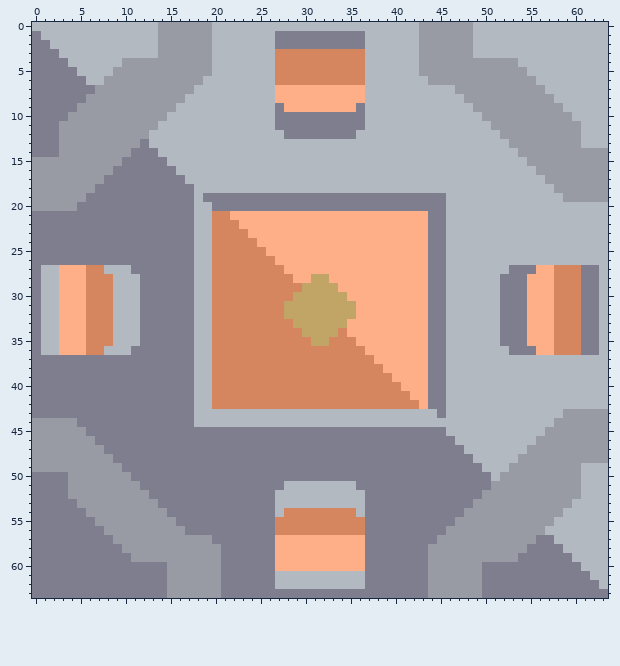
Pixel-art sprite: sprites/blocks/crafters/clay-plater.png. That is the earlier state.
The file is 64x64 pixels.
After:
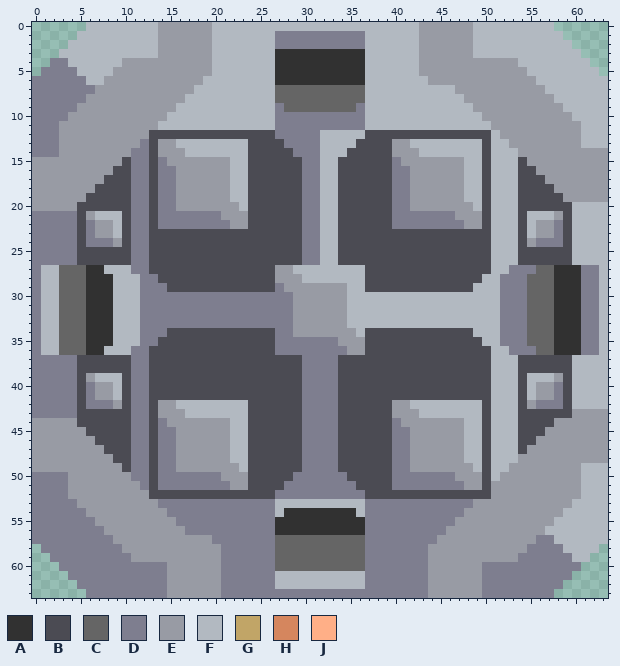
Palette (. is transparent): A #313131  B #4b4b53  C #656565  D #7e7e8f  E #989ba4  F #b2b9c1  G #c1a567  H #d5865e  J #ffaf87
The edit:
Changed rows in their new state; - is an unchanged pixel.
first column x 0:
 0 ......----------------------------------------------------......
 1 .....------------------------------------------------------.....
 2 ....--------------------------------------------------------....
 3 ...------------------------AAAAAAAAAA------------------------...
 4 ..-------------------------AAAAAAAAAA-------------------------..
 5 .--------------------------AAAAAAAAAA--------------------------.
 6 ---------------------------AAAAAAAAAA---------------------------
 7 ---------------------------CCCCCCCCCC---------------------------
 8 ---------------------------CCCCCCCCCC---------------------------
 9 ----------------------------CCCCCCCC----------------------------
12 -------------BBBBBBBBBBBBBBD----FFFF-BBBBBBBBBBBBBB-------------
13 -------------BEE--------BBBBDDDD----BBBBEE--------B-------------
14 -------------BEEE-------BBBBBDDD---BBBBBEEE-------B-------------
15 ----------B--B-EEEEEEE--BBBBBBDD--BBBBBBDEEEEEEE--B---B---------
16 ---------BB--B--EEEEEE--BBBBBBDD--BBBBBBDDEEEEEE--B---BB--------
17 --------BBB--B--EEEEEE--BBBBBBDD--BBBBBBDDEEEEEE--B---BBB-------
18 -------BBBB--B--EEEEEE--BBBBBBDD--BBBBBBDDEEEEEE--B---BBBB------
19 ------BBBBB--B--EEEEEEFFBBBBBB--FFBBBBBB--EEEEEE--B---BBBBB-----
20 -----BBBBBB--B--EEEEEEEFBBBBBB--FFBBBBBB--EEEEEEE-B---BBBBBB----
21 -----BEFFFB--B----DDDEEEBBBBBBDDFFBBBBBBDDDD--DEEEB---B---EB----
22 -----B-EEFB--B----DDDDEEBBBBBBDDFFBBBBBBDDDD--DDEEB---B-EEDB----
23 -----B-EEFB--BBBBBBBBBBBBBBBBBDDFFBBBBBBBBBBBBBBBBB---B-EEDB----
24 -----B---EB--BBBBBBBBBBBBBBBBBDDFFBBBBBBBBBBBBBBBBB---BEDDDB----
25 -----BBBBBB--BBBBBBBBBBBBBBBBBDDFFBBBBBBBBBBBBBBBBB---BBBBBB----
26 -----BBBBBB--BBBBBBBBBBBBBBBBBDDFFBBBBBBBBBBBBBBBBB---BBBBBB----
27 ---CCCAA-----BBBBBBBBBBBBBBEEFFFFFFFFBBBBBBBBBBBBBB-----CCAAA---
28 ---CCCAAA-----BBBBBBBBBBBBBEEEFFFFFFFBBBBBBBBBBBBB-----CCCAAA---
29 ---CCCAAA------BBBBBBBBBBBBDEEEEEEEFFBBBBBBBBBBBB------CCCAAA---
30 ---CCCAAA---------DDDDDDDDDDDEEEEEEFFFFFFFFFFF---------CCCAAA---
31 ---CCCAAA---------DDDDDDDDDDDEEEEEEFFFFFFFFFFF---------CCCAAA---
32 ---CCCAAA---------DDDDDDDDDDDEEEEEEFFFFFFFFFFF---------CCCAAA---
33 ---CCCAAA---------DDDDDDDDDDDEEEEEEFFFFFFFFFFF---------CCCAAA---
34 ---CCCAAA------BBBBBBBBBBBBDDEEEEEEEFBBBBBBBBBBBB------CCCAAA---
35 ---CCCAAA-----BBBBBBBBBBBBBDDDDDDDEEEBBBBBBBBBBBBB-----CCCAAA---
36 ---CCCAA-----BBBBBBBBBBBBBBDDDDDDDDEEBBBBBBBBBBBBBB-----CCAAA---
37 -----BBBBBB--BBBBBBBBBBBBBBBBBDDDDBBBBBBBBBBBBBBBBB---BBBBBB----
38 -----BBBBBB--BBBBBBBBBBBBBBBBBDDDDBBBBBBBBBBBBBBBBB---BBBBBB----
39 -----BEFFFB--BBBBBBBBBBBBBBBBBDDDDBBBBBBBBBBBBBBBBB---B---EB----
40 -----B-EEFB--BBBBBBBBBBBBBBBBBDDDDBBBBBBBBBBBBBBBBB---B-EEDB----
41 -----B-EEFB--BBBBBBBBBBBBBBBBBDDDDBBBBBBBBBBBBBBBBB---B-EEDB----
42 -----B---EB--BEEFF--FFFFBBBBBBDDDDBBBBBBEEFFFF----B---BEDDDB----
43 -----BBBBBB--BEEEF------BBBBBBDDDDBBBBBBEEE--F----B---BBBBBB----
44 -----BBBBBB--B-EEEEEEE--BBBBBBDDDDBBBBBBDEEEEEEE--B---BBBB------
45 ------BBBBB--B--EEEEEEFFBBBBBB----BBBBBB--EEEEEE--B---BBB-------
46 -------BBBB--B--EEEEEEFFBBBBBB----BBBBBB--EEEEEE--B---BB--------
47 --------BBB--B--EEEEEEFFBBBBBB----BBBBBB--EEEEEE--B---B---------
48 ---------BB--B--EEEEEEFFBBBBBB----BBBBBB--EEEEEEF-B-------------
49 ----------B--B--EEEEEEEFBBBBBB----BBBBBB--EEEEEEEFB-------------
50 -------------B-------EEEBBBBB------BBBBB-------EEEB-------------
51 -------------B--------EEBBBBDDDDDDDDBBBB--------EEB-------------
52 -------------BBBBBBBBBBBBBBDDDDDDDDDDBBBBBBBBBBBBBB-------------
54 ----------------------------AAAAAAAA----------------------------
55 ---------------------------AAAAAAAAAA---------------------------
56 ---------------------------AAAAAAAAAA---------------------------
57 ---------------------------CCCCCCCCCC---------------------------
58 .--------------------------CCCCCCCCCC--------------------------.
59 ..-------------------------CCCCCCCCCC-------------------------..
60 ...------------------------CCCCCCCCCC------------------------...
61 ....--------------------------------------------------------....
62 .....------------------------------------------------------.....
63 ......----------------------------------------------------......
Where, in picture pixels (left, top, right, bottom), the same in both pictures:
changed: (32, 22, 491, 598)
erased: (554, 22, 608, 76)
changed: (518, 157, 581, 454)
erased: (554, 544, 608, 598)
